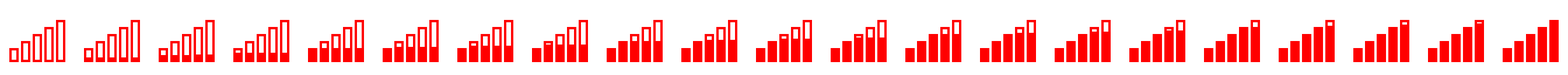
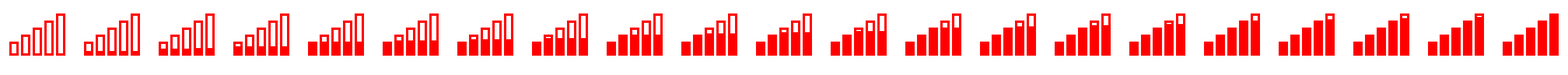
Two versions of the same layered image (1568 × 75). Layer-by-layer changes:
added layer "Volume Up" above "Volume" over [left=9, top=13, right=1559, bottom=56]
hid "Volume" over [left=9, top=19, right=1559, bottom=62]
